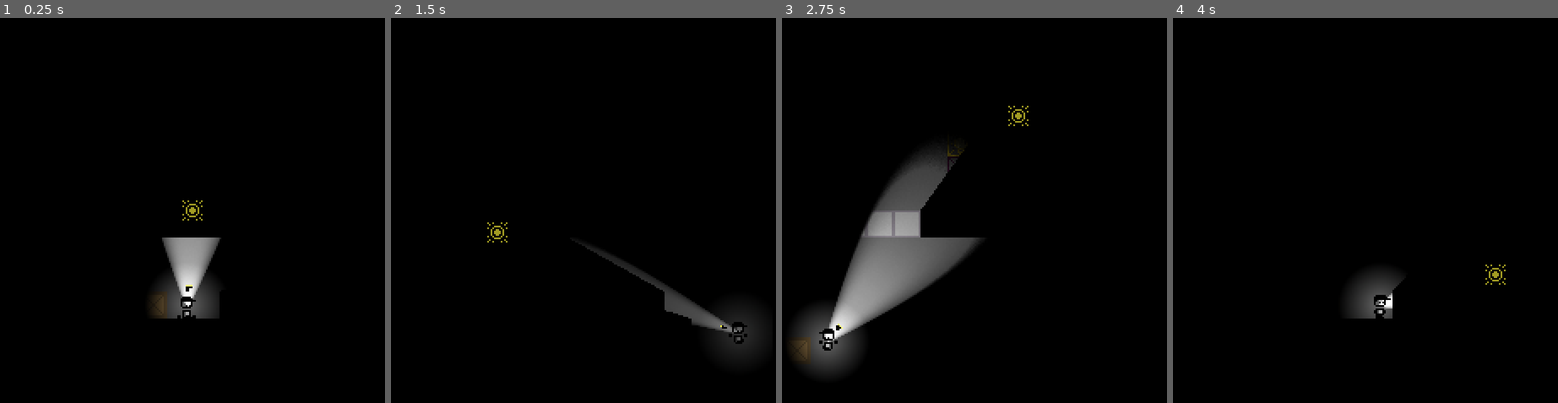
Above: before the commit, frames 1-4 (left to right).
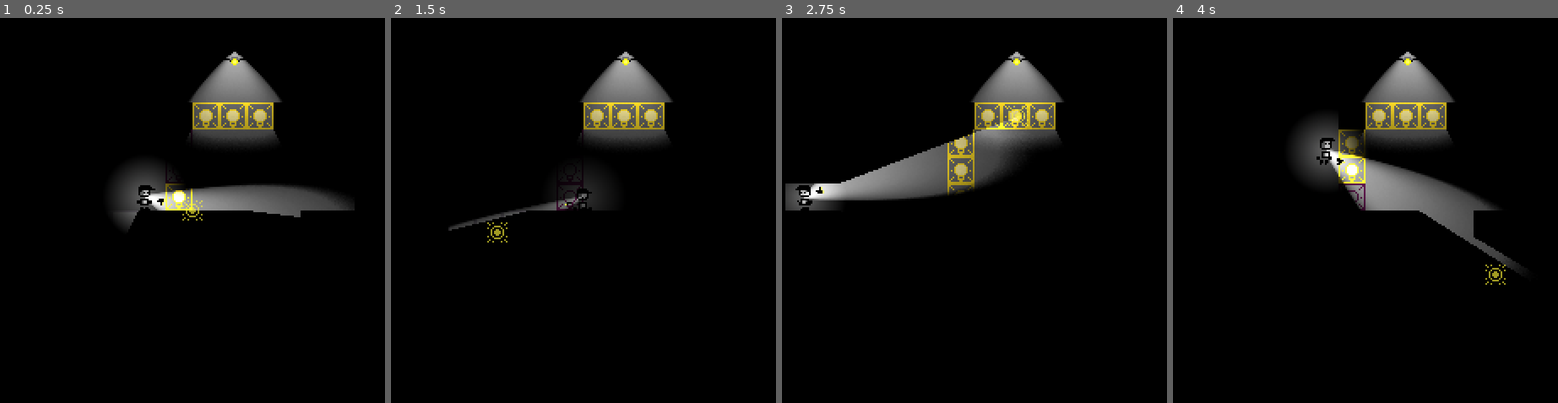
Above: after the commit, the same moments.

Repository: DylanPerry2098/ScreenTear
Game: Godot game, scene res://scenes/levels/test_room.tscn
Two runs of this game, one before a commit and one after it. Both use one fixed random seed, a clock stepped at 60 frames per second and the inputs below.
Inputs (mouse positions are in pixels of both pictures, inside the frame that each line leads up to):
- Up to frame 1 (0.25 s): no input
- Up to frame 2 (1.5 s): move the mouse to (679, 187) at 0.52 s; hold D (move_right) from 0.53 s (still down); tap E (interact) at 0.6 s; tap Space (jump) at 0.77 s; move the mouse to (498, 233) at 1.27 s; tap F (turn_off_flashlight) at 1.35 s
- Up to frame 3 (2.75 s): tap Space (jump) at 1.52 s; tap Enter at 2 s; move the mouse to (1016, 114) at 2.02 s; release D (move_right) at 2.03 s; hold A (move_left) from 2.03 s (still down); tap E (interact) at 2.1 s
- Up to frame 4 (4 s): move the mouse to (1342, 295) at 2.77 s; release A (move_left) at 2.78 s; hold D (move_right) from 2.78 s (still down); tap F (turn_off_flashlight) at 2.85 s; tap Space (jump) at 3.02, 3.5, 3.77 s; move the mouse to (1496, 275) at 3.52 s; tap E (interact) at 3.6 s

The runs differ from the first frame. In frame 1, 11% of the frame differs, in the area x 29-93%, y 8-79%; in frame 2, 7.0%; in frame 3, 18%, in the area x 0-74%, y 8-93%; in frame 4, 12%.

Commit message:
stalker & box collision layer fix

Diff:
--- a/scenes/characters/stalker.tscn
+++ b/scenes/characters/stalker.tscn
@@ -64,6 +64,7 @@
 texture = ExtResource("2_dfw4t")
 
 [node name="CollisionShape2D" type="CollisionShape2D" parent="." unique_id=750644205]
+visible = false
 shape = SubResource("CircleShape2D_5oh04")
 
 [node name="StateMachine" type="Node" parent="." unique_id=1458814993 node_paths=PackedStringArray("start_state")]
@@ -95,5 +96,6 @@
 collision_mask = 2
 
 [node name="CollisionShape2D" type="CollisionShape2D" parent="Area2D" unique_id=129034135]
+visible = false
 shape = SubResource("CircleShape2D_i31h3")
 debug_color = Color(0.9728443, 0.1669772, 7.70092e-07, 0.41960785)
--- a/scenes/gizmos/box.tscn
+++ b/scenes/gizmos/box.tscn
@@ -7,6 +7,7 @@
 size = Vector2(14, 14)
 
 [node name="Box" type="RigidBody2D" unique_id=1527440110]
+collision_layer = 33
 mass = 0.1
 lock_rotation = true
 script = ExtResource("1_wylty")
--- a/scenes/gizmos/pressure_plate.tscn
+++ b/scenes/gizmos/pressure_plate.tscn
@@ -10,7 +10,7 @@
 script = ExtResource("1_jqx86")
 
 [node name="Sprite2D" type="Sprite2D" parent="." unique_id=1121584185]
-position = Vector2(7, -4)
+position = Vector2(0, -4)
 scale = Vector2(0.2265625, 0.2265625)
 texture = ExtResource("2_qmick")
 
@@ -19,11 +19,7 @@
 collision_mask = 34
 
 [node name="CollisionShape2D" type="CollisionShape2D" parent="Area2D" unique_id=1480852725]
-position = Vector2(7, -3)
-shape = SubResource("RectangleShape2D_g4v7s")
-
-[node name="CollisionShape2D" type="CollisionShape2D" parent="." unique_id=828527853]
-position = Vector2(7, -0.625)
+position = Vector2(0, -3)
 shape = SubResource("RectangleShape2D_g4v7s")
 
 [connection signal="body_entered" from="Area2D" to="." method="_on_body_entered"]
--- a/scenes/levels/test_room.tscn
+++ b/scenes/levels/test_room.tscn
@@ -7,6 +7,8 @@
 [ext_resource type="PackedScene" uid="uid://d0o1gvwqwdbmv" path="res://scenes/characters/stalker.tscn" id="7_sa601"]
 [ext_resource type="PackedScene" uid="uid://dwylrlxy7xcpm" path="res://scenes/gizmos/box.tscn" id="8_ff50h"]
 [ext_resource type="Script" uid="uid://dpgbf5745cfw5" path="res://scripts/objects/tile_manager.gd" id="8_x4gfd"]
+[ext_resource type="PackedScene" uid="uid://cjowb85tb4dkv" path="res://scenes/gizmos/pressure_plate.tscn" id="9_s3biy"]
+[ext_resource type="PackedScene" uid="uid://c5ilmhfephti" path="res://scenes/gizmos/overhead_light.tscn" id="10_op2op"]
 [ext_resource type="PackedScene" uid="uid://bxv1ksdqyurbf" path="res://scenes/sound/audio_stream_player_bg_music.tscn" id="11_x4gfd"]
 
 [node name="TestRoom" type="Node2D" unique_id=2089002660]
@@ -19,14 +21,21 @@
 script = ExtResource("8_x4gfd")
 
 [node name="Player" parent="." unique_id=366328777 instance=ExtResource("3_gyqsl")]
-position = Vector2(125, 177)
+position = Vector2(100, 118)
 
 [node name="AudioStreamPlayer_BGMusic" parent="." unique_id=1090977874 instance=ExtResource("11_x4gfd")]
 
 [node name="UI" parent="." unique_id=1226678125 instance=ExtResource("6_asmw1")]
 
+[node name="Box" parent="." unique_id=1527440110 instance=ExtResource("8_ff50h")]
+position = Vector2(103, 160)
+
+[node name="PressurePlate" parent="." unique_id=18738573 node_paths=PackedStringArray("connected_obj") instance=ExtResource("9_s3biy")]
+position = Vector2(102, 192)
+connected_obj = NodePath("../OverheadLight")
+
+[node name="OverheadLight" parent="." unique_id=1548226924 instance=ExtResource("10_op2op")]
+position = Vector2(153, 34)
+
 [node name="Stalker" parent="." unique_id=763752193 instance=ExtResource("7_sa601")]
-position = Vector2(88, 40)
-
-[node name="Box" parent="." unique_id=1527440110 instance=ExtResource("8_ff50h")]
-position = Vector2(105, 175)
+position = Vector2(59, 28)
--- a/scripts/objects/tile_manager.gd
+++ b/scripts/objects/tile_manager.gd
@@ -3,6 +3,7 @@
 var _lit_up_tiles: Dictionary[Vector2i, LightSources]
 
 var _frozen_stalkers: Array[Stalker] = []
+var _stalker_frame_tracker: Dictionary[Stalker, int] = {}
 
 func _get_colliding_rays(rays: Array[RayCast2D]) -> Array[RayCast2D]:
 	var colliding_rays: Array[RayCast2D] = []
@@ -15,6 +16,7 @@
 
 	var hit_tiles: Array[Vector2i]
 	var hit_stalkers: Array[Stalker]
+	var current_frame := Engine.get_physics_frames()
 
 	for ray in rays:
 		if not ray.is_colliding():
@@ -35,6 +37,7 @@
 			hit_stalkers.append(stalker)
 			if stalker not in _frozen_stalkers:
 				_frozen_stalkers.append(stalker)
+			_stalker_frame_tracker[stalker] = current_frame
 		else:
 			continue
 
@@ -49,7 +52,7 @@
 				_update_light_tile_sprite(tile_coords, false)
 
 	for stalker in _frozen_stalkers:
-		if stalker not in hit_stalkers:
+		if stalker not in hit_stalkers and _stalker_frame_tracker.get(stalker, -1) < current_frame:
 			stalker.set_freeze(false)
 		else:
 			stalker.set_freeze(true)
